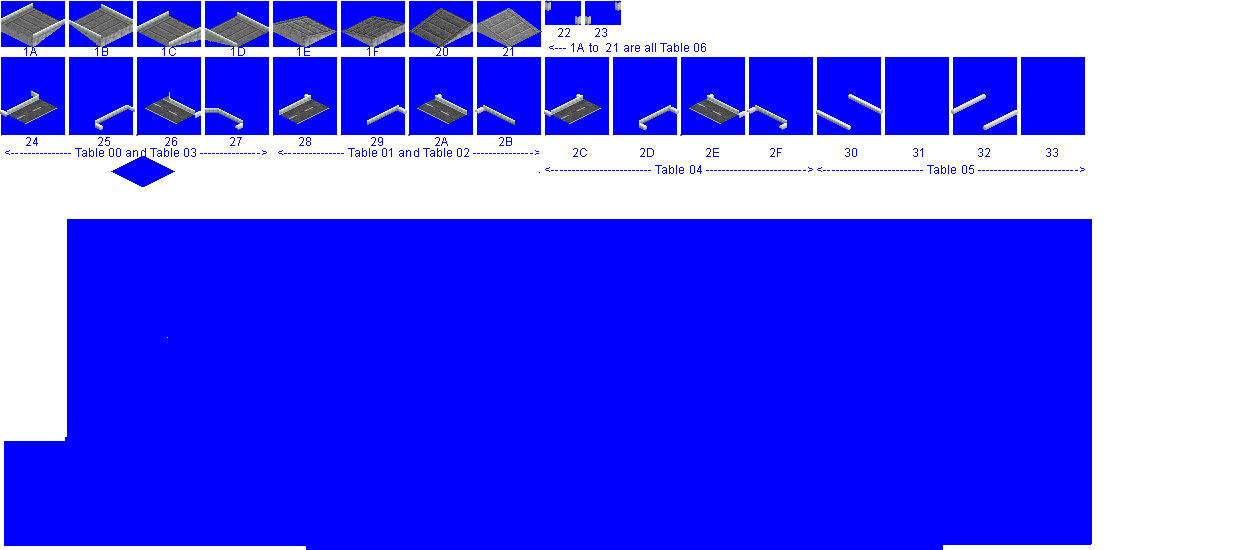
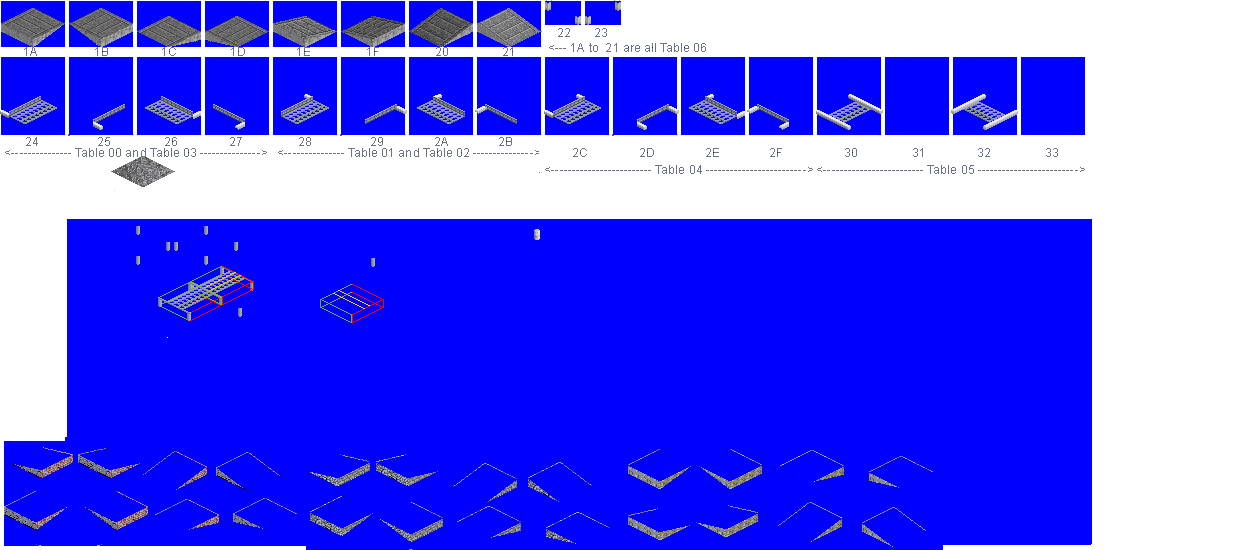
Two versions of the same layered image (1234x550). Layer-by-layer changes:
hid "roadbase" over 1, 99, 739, 136
painted on "beams" over 7, 95, 789, 127
painted on "glander copy" over 1, 3, 789, 136
showed "deck", painted on it over 1, 3, 1085, 550
